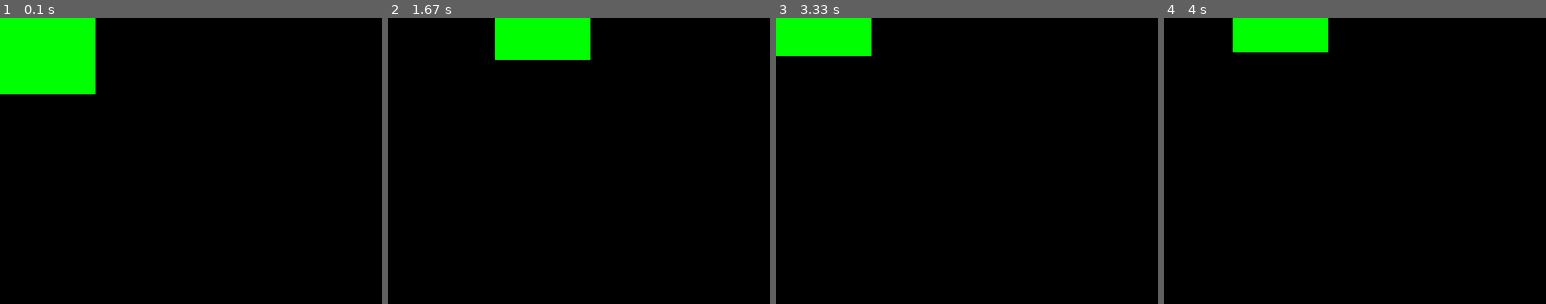
Above: before the commit, frames 1-4 (left to right).
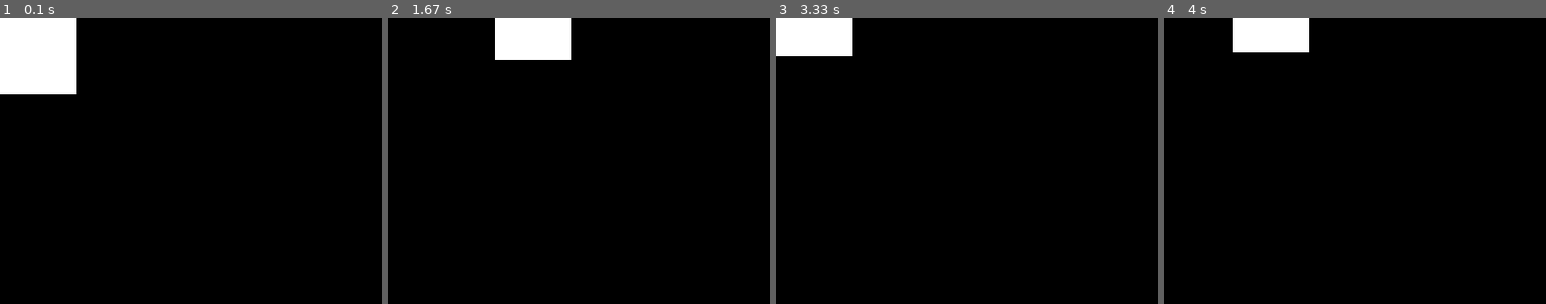
Above: after the commit, the same moments.

Repository: joshua-waa/2025-2026-CIF
Game: pygame game, started from Class10/Ex2.py
The game is run twice, just before and just after one commit, with the same random seed, the same clock (stepped at 60 frames per second) and the same inputs.
Inputs:
- Up to frame 1 (0.1 s): no input
- Up to frame 2 (1.67 s): hold Right 0.33-0.8 s; hold Up 0.83-1.13 s; hold Right 1.17-1.63 s
- Up to frame 3 (3.33 s): hold Left 1.67-2.2 s; hold Down 2.23-2.53 s; hold Left 2.57-2.97 s; hold Up from 3 s (still down)
- Up to frame 4 (4 s): release Up at 3.37 s; hold Right from 3.4 s (still down)
The pictures show only the part of the screen within x 0-50%, y 0-50%; the shares and areas given below are measured in that part.

The runs differ from the first frame. In frame 1, 6.7% of the frame differs, in the area x 0-25%, y 0-27%; in frame 2, 3.7%; in frame 3, 3.3%; in frame 4, 3.0%.

Commit message:
Make a controllable box

Diff:
--- a/Class10/Ex2.py
+++ b/Class10/Ex2.py
@@ -20,7 +20,7 @@
     if key[pygame.K_RIGHT]:
         x+=4
     screen.fill((0, 0, 0))
-    grect=pygame.Rect(x,y,100,80)
-    pygame.draw.rect(screen,(0,255,0),grect)
+    rect=pygame.Rect(x,y,80,80)
+    pygame.draw.rect(screen,(255,255,255),rect)
     pygame.display.update()
 pygame.quit()
